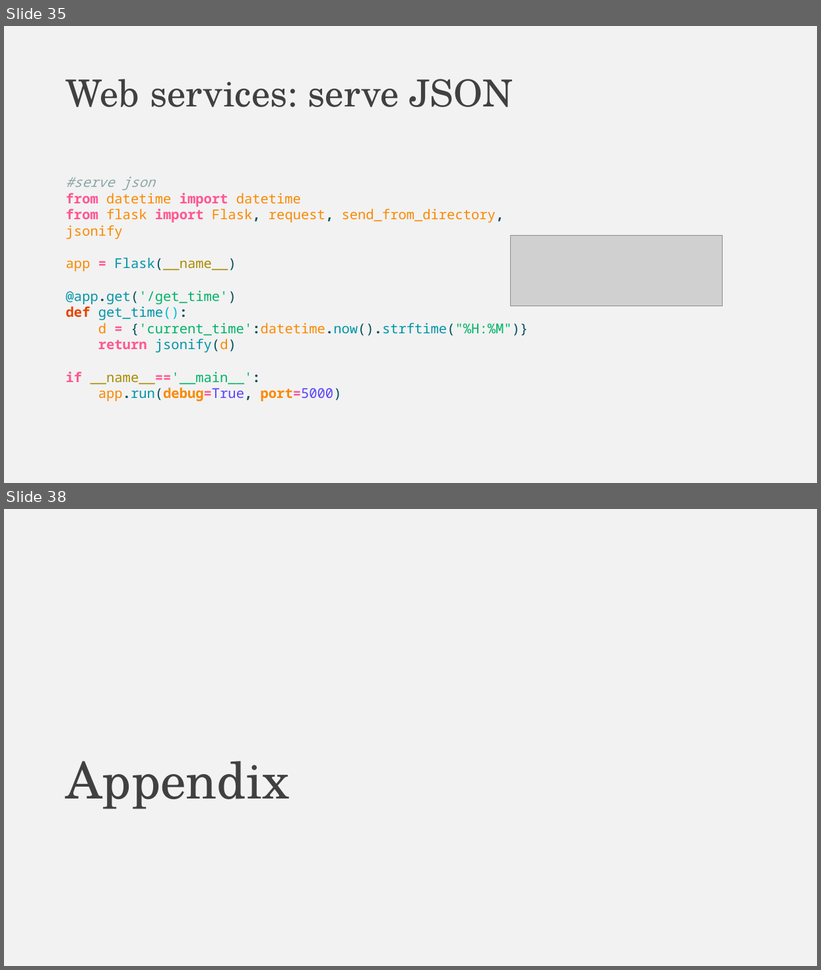
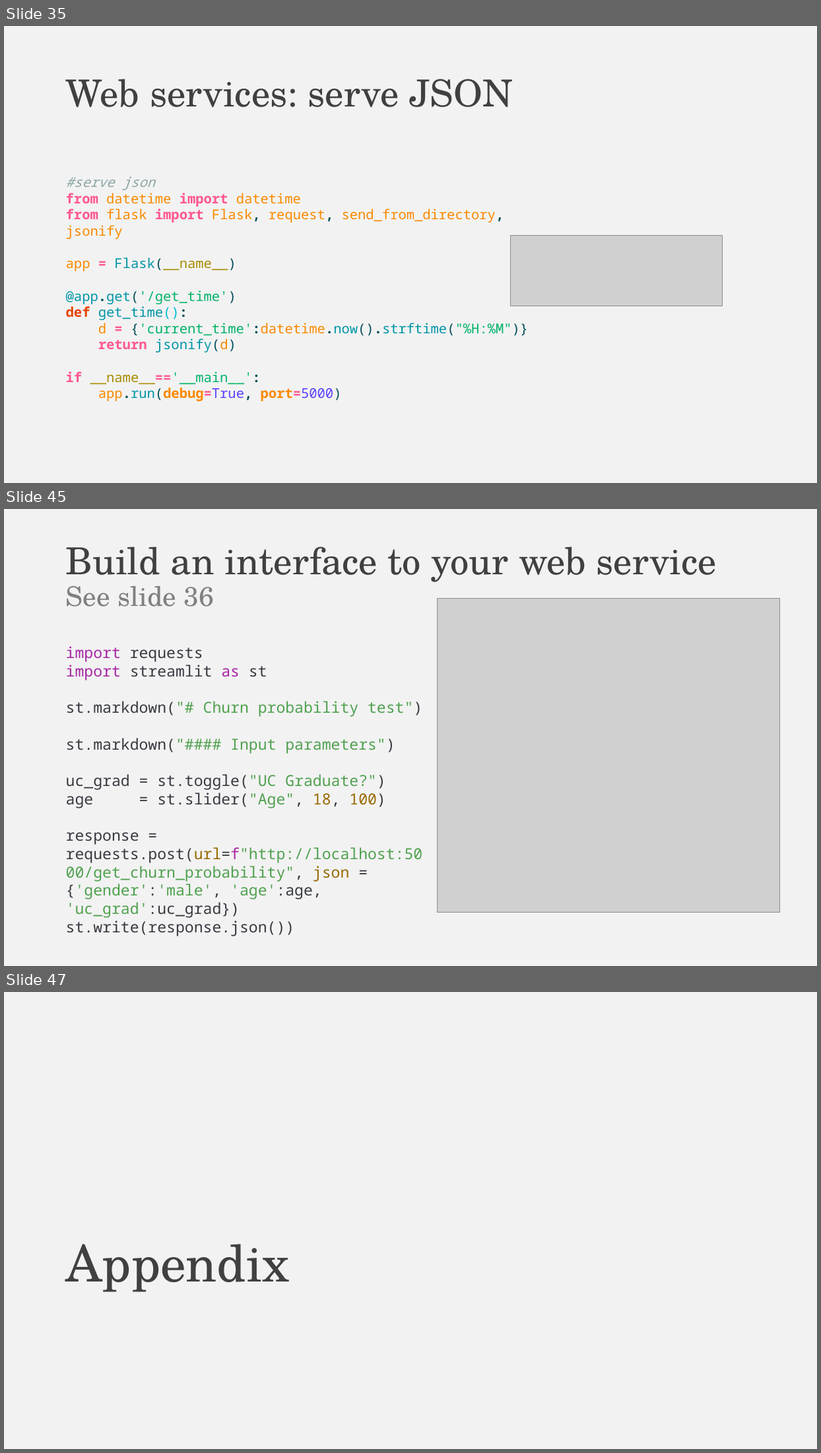
Before and after one commit to falconair/ProgrammingForAnalytics, a slide deck: lectures/075_web_under_the_hood/The web, under the hood.pptx. Shown one above the other, each under a label of ours: slides 35 and 38 before the commit, slides 35, 45 and 47 after it; the slides between them are not shown. The pictures are 821x970 and 821x1453 pixels, drawn with LibreOffice and Linux fonts; fonts in the diff are those of the drawing; grey boxes stand for pictures. Boxes give left, top, right and bottom in pixels: in the first picture for what was removed or moved away, otherwise in the second. Text is boxed around its words. In the diff, an @@ line names an element or a change of style, - is before the commit and + after.

```diff
--- a/lectures/075_web_under_the_hood/The web, under the hood.pptx
+++ b/lectures/075_web_under_the_hood/The web, under the hood.pptx
@@ slide 45 added at bbox=[4, 509, 817, 966], background #F2F2F2 @@
@@ title added at bbox=[66, 547, 717, 607], 44 pt, text #404040 @@
+Build an interface to your web service
+See slide 36
@@ picture added at bbox=[438, 599, 781, 913] @@
@@ text added at bbox=[66, 646, 423, 937], 18 pt, text #383A42 @@
+import requests
+import streamlit as st
+st.markdown("# Churn probability test")
+st.markdown("#### Input parameters")
+uc_grad = st.toggle("UC Graduate?")
+age = st.slider("Age", 18, 100)
+response = requests.post(url=f"http://localhost:5000/get_churn_probability", json = {'gender':'male', 'age':age, 'uc_grad':uc_grad})
+st.write(response.json())
@@ what was slide 38 is now slide 47 @@
```
Also in this commit, not shown: 2 slides changed, 8 other slides added, 6 other files.
